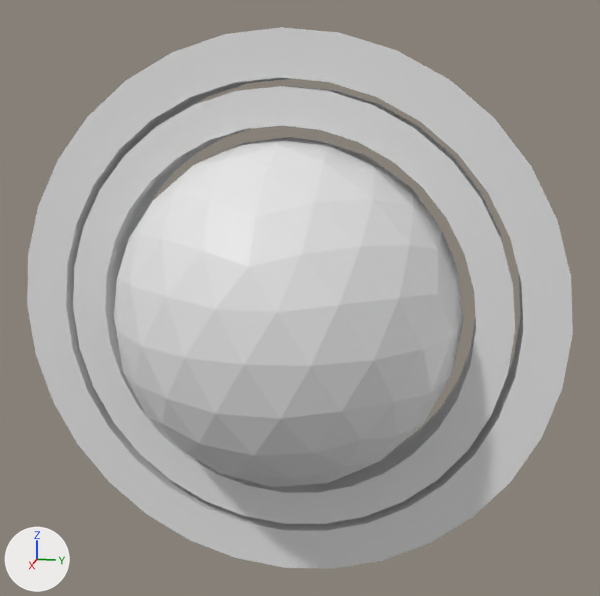
An edit to the Blender file assets/meshes/grapple_cube/grapple_cube.blend, drawn before and after from the same camera.
Before and after are seen from a camera (50 mm lens) standing at (4.59, 0.98, 1.23) and looking at (-0.03, 0.06, 0.08). Arrows for +X, +Y and +Z are at lower left; the lights stay in place. The first picture is the older version.
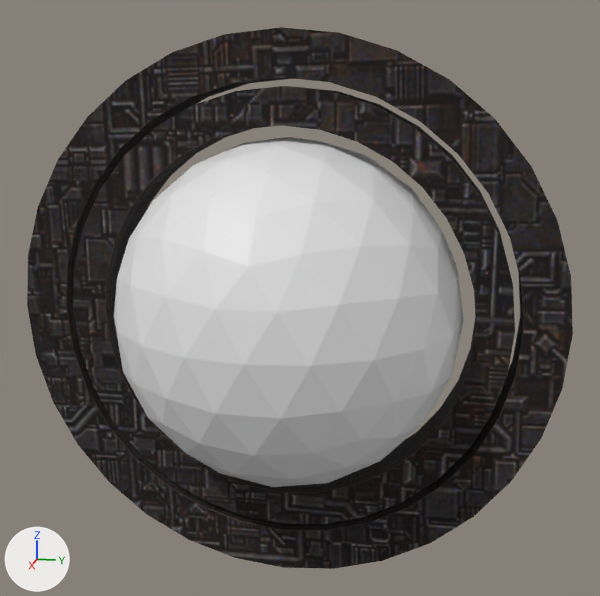
Changed parts and their boxes (x1, y1, x2, y2) in the pictures (600 x 596 px):
'Icosphere', surface changed (white to black): (27, 27, 573, 569) in both

The change, as a diff of the scene's bpy script:
```diff
--- a/assets/meshes/grapple_cube/grapple_cube.blend.py
+++ b/assets/meshes/grapple_cube/grapple_cube.blend.py
@@ img_icosphere_bake1_pbr_metalness_png_001 @@
+img_icosphere_bake1_pbr_metalness_png_001 = load_image('Icosphere_Bake1_PBR_Metalness.png.001', 'textures/Icosphere_Bake1_PBR_Metalness.png', 2048, 2048, 'Non-Color')
@@ img_icosphere_bake1_pbr_roughness_png_001 @@
+img_icosphere_bake1_pbr_roughness_png_001 = load_image('Icosphere_Bake1_PBR_Roughness.png.001', 'textures/Icosphere_Bake1_PBR_Roughness.png', 2048, 2048, 'Non-Color')
@@ img_icosphere_bake1_pbr_diffuse_png_001 @@
+img_icosphere_bake1_pbr_diffuse_png_001 = load_image('Icosphere_Bake1_PBR_Diffuse.png.001', 'textures/Icosphere_Bake1_PBR_Diffuse.png', 2048, 2048, 'sRGB')
@@ mat_grapple_cube @@
 mat_grapple_cube = bpy.data.materials.new('grapple_cube')
-# nodes: BsdfPrincipled, OutputMaterial
+# nodes: BsdfPrincipled, Mapping, OutputMaterial, TexCoord, TexImage x3
+# uses the picture img_icosphere_bake1_pbr_diffuse_png_001
+# uses the picture img_icosphere_bake1_pbr_metalness_png_001
+# uses the picture img_icosphere_bake1_pbr_roughness_png_001
@@ me_icosphere @@
 me_icosphere.from_pydata(...)  # 452 vertices, 624 faces; spans x -1.0..1.0, y -1.57..1.57, z -1.57..1.57
 # used by ob_icosphere; location = (0.0, 0.0, 0.0)
+# me_icosphere part 1: texture (UV) coordinates of 624 of 624 faces, centred in x -0.97..0.97, y -1.55..1.55, z -1.55..1.55, changed; they spanned u 0.0..1.0, v 0.0..1.0 and now span u 0.0..1.0, v 0.0..0.97
 me_icosphere.materials.append(mat_grapple_cube)
```
